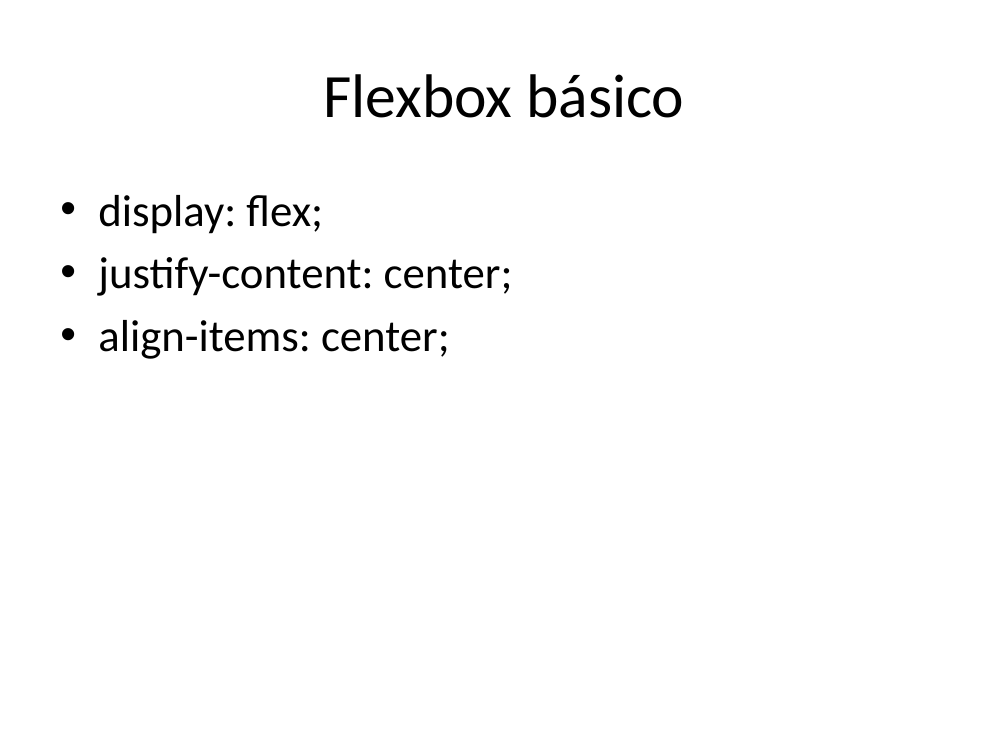
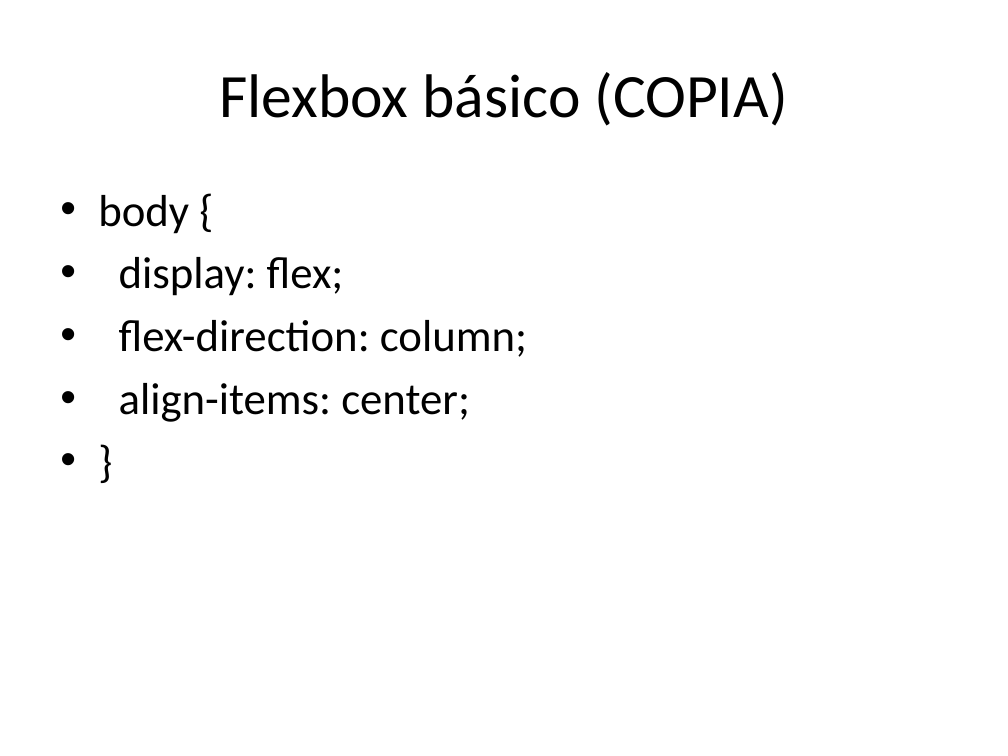
Before and after one commit to santillanlc/ImplementaPaginasWeb, a slide deck: slide 12 of Practica_CSS_Basico28-01-26.pptx (slide 19 before the commit). Drawn at 1008x756 pixels with LibreOffice and Linux fonts; fonts in the diff are those of the drawing. Boxes give left, top, right and bottom in pixels: in the first picture for what was removed or moved away, otherwise in the second. Text is boxed around its words. In the diff, an @@ line names an element or a change of style, - is before the commit and + after.

```diff
--- a/Practica_CSS_Basico28-01-26.pptx
+++ b/Practica_CSS_Basico28-01-26.pptx
@@ title at (219,72,787,126): text changed @@
-Flexbox básico
+Flexbox básico (COPIA)
@@ text at (98,195,527,422): paragraph added @@
+• }
@@ text at (98,195,189,234): paragraph added @@
+• body {
@@ text at (119,320,527,357): text changed @@
-• justify-content: center;
+• flex-direction: column;
```
Also in this commit, not shown: 9 other slides changed, 4 slides added, 11 slides removed.
